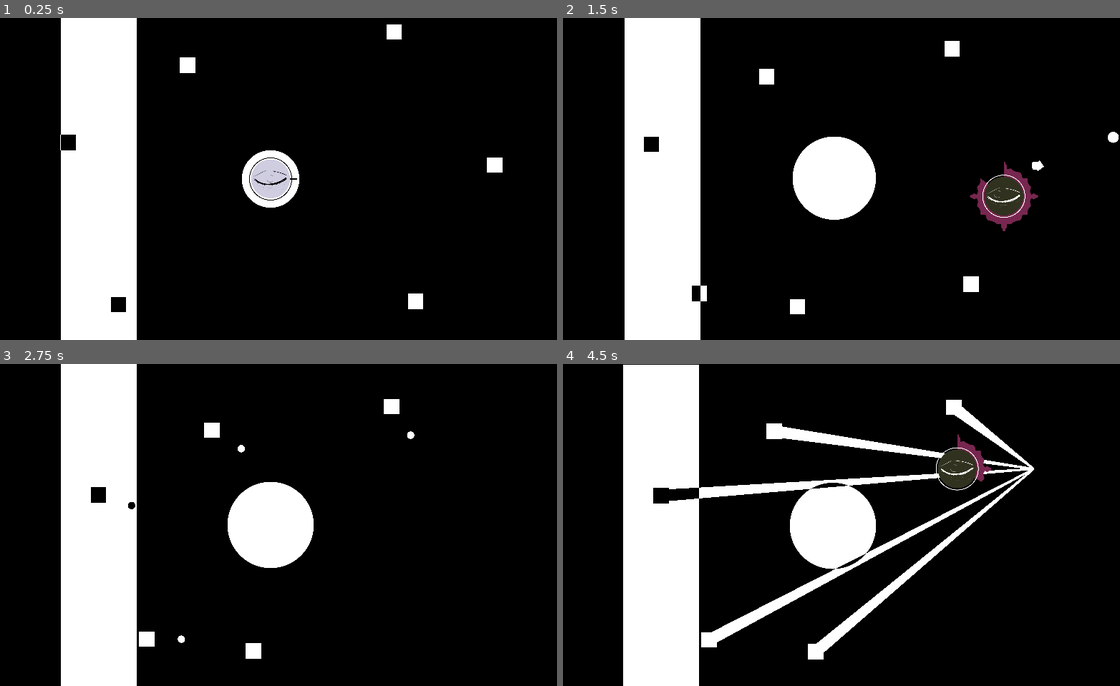
Above: before the commit, frames 1-4 (two rows, left to right).
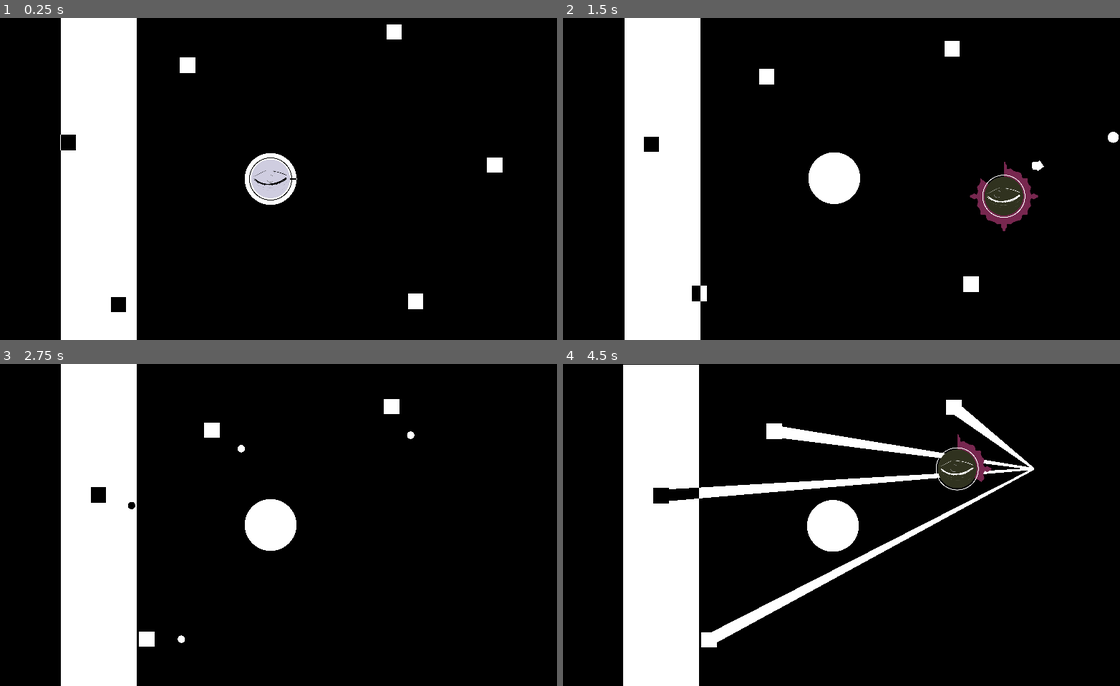
Above: after the commit, the same moments.

Repository: EakyRtk/Hypnopompic-Observer
Game: Godot game, scene res://game_manager.tscn
Same seed, same stepped clock (60 frames per second), same inputs: the game is played once before the commit and once after it.
Inputs (mouse positions are in pixels of both pictures, inside the frame that each line leads up to):
- Up to frame 1 (0.25 s): no input
- Up to frame 2 (1.5 s): move the mouse to (958, 162) at 0.52 s; hold Right (right) 0.53-1.28 s; hold Shift (dashnshield) 0.53-1.28 s; click (958, 162) at 0.67 s; move the mouse to (718, 195) at 1.27 s; hold S (down) from 1.28 s (still down); tap Shift (dashnshield) at 1.35 s
- Up to frame 3 (2.75 s): move the mouse to (328, 454) at 2.02 s; release S (down) at 2.03 s; hold Right (right) from 2.03 s (still down); hold Shift (dashnshield) from 2.03 s (still down)
- Up to frame 4 (4.5 s): move the mouse to (802, 589) at 2.77 s; release Right (right) at 2.78 s; release Shift (dashnshield) at 2.78 s; hold W (up) 2.78-3.53 s; tap Shift (dashnshield) at 2.85, 4.35 s; click (802, 589) at 2.92 s; move the mouse to (1003, 573) at 3.52 s; hold Shift (dashnshield) 3.53-4.28 s; hold A (left) from 3.53 s (still down); tap Space (breakskill) at 4.15 s; move the mouse to (663, 476) at 4.27 s

The runs differ from the first frame. In frame 1, 0.3% of the frame differs, in the area x 43-54%, y 41-59%; in frame 2, 2.0%; in frame 3, 2.2%; in frame 4, 3.3%, in the area x 40-85%, y 33-92%.

Commit message:
many stuff glued together

Diff:
--- a/Observer in Hypnopompia/Enemies/AttackAreas/general_area_attack.gd
+++ b/Observer in Hypnopompia/Enemies/AttackAreas/general_area_attack.gd
@@ -2,10 +2,14 @@
 
 @export_enum("Area", "OneShot") var type := 0
 @onready var hit_box = $HitBox
+@onready var walls = $Walls
 
 func _ready():
 	hit_box.type += type
 
+func set_wall_state(disable: bool) -> void:
+	walls.get_child(0).set_deferred("disabled", disable)
+
 func change_type(new_type) -> void:
 	type = new_type
 	hit_box.type = type
--- a/Observer in Hypnopompia/Enemies/AttackAreas/horizontal_attack.tscn
+++ b/Observer in Hypnopompia/Enemies/AttackAreas/horizontal_attack.tscn
@@ -1,11 +1,14 @@
-[gd_scene load_steps=5 format=3 uid="uid://de6d18p6pwdmx"]
+[gd_scene load_steps=6 format=3 uid="uid://de6d18p6pwdmx"]
 
 [ext_resource type="Texture2D" uid="uid://dmqwujc1bcx7x" path="res://Enemies/AttackAreas/horizontal_attack_placeholder.png" id="1_4mtbm"]
 [ext_resource type="Script" path="res://Enemies/AttackAreas/general_area_attack.gd" id="1_wkxak"]
 [ext_resource type="Script" path="res://Systems/Hit-Hurt Box/HitBox.gd" id="2_wny78"]
 
 [sub_resource type="RectangleShape2D" id="RectangleShape2D_w7mji"]
-size = Vector2(304, 1072)
+size = Vector2(288, 1056)
+
+[sub_resource type="RectangleShape2D" id="RectangleShape2D_fafo3"]
+size = Vector2(336, 1080)
 
 [node name="HorizontalAttack" type="Node2D"]
 script = ExtResource("1_wkxak")
@@ -19,3 +22,10 @@
 
 [node name="CollisionShape2D" type="CollisionShape2D" parent="HitBox"]
 shape = SubResource("RectangleShape2D_w7mji")
+
+[node name="Walls" type="StaticBody2D" parent="."]
+visible = false
+
+[node name="CollisionShape2D" type="CollisionShape2D" parent="Walls"]
+position = Vector2(0, -4)
+shape = SubResource("RectangleShape2D_fafo3")
--- a/Observer in Hypnopompia/Enemies/AttackAreas/vertical_attack.tscn
+++ b/Observer in Hypnopompia/Enemies/AttackAreas/vertical_attack.tscn
@@ -1,11 +1,14 @@
-[gd_scene load_steps=5 format=3 uid="uid://bpij8mrsuexhu"]
+[gd_scene load_steps=6 format=3 uid="uid://bpij8mrsuexhu"]
 
 [ext_resource type="Script" path="res://Enemies/AttackAreas/general_area_attack.gd" id="1_8fyqa"]
 [ext_resource type="Texture2D" uid="uid://cicrbho2ph5ah" path="res://Enemies/AttackAreas/vertical_attack_placeholder.png" id="1_ipeba"]
 [ext_resource type="Script" path="res://Systems/Hit-Hurt Box/HitBox.gd" id="2_aytjs"]
 
 [sub_resource type="RectangleShape2D" id="RectangleShape2D_y47ei"]
-size = Vector2(1904, 352)
+size = Vector2(1888, 320)
+
+[sub_resource type="RectangleShape2D" id="RectangleShape2D_7by74"]
+size = Vector2(1912, 357)
 
 [node name="VerticalAttack" type="Node2D"]
 script = ExtResource("1_8fyqa")
@@ -19,3 +22,11 @@
 
 [node name="CollisionShape2D" type="CollisionShape2D" parent="HitBox"]
 shape = SubResource("RectangleShape2D_y47ei")
+
+[node name="Walls" type="StaticBody2D" parent="."]
+visible = false
+
+[node name="CollisionShape2D" type="CollisionShape2D" parent="Walls"]
+position = Vector2(0, -2.5)
+shape = SubResource("RectangleShape2D_7by74")
+disabled = true
--- a/Observer in Hypnopompia/Player/player.gd
+++ b/Observer in Hypnopompia/Player/player.gd
@@ -34,6 +34,7 @@
 var health := 100
 var health_regen_amount := 3
 
+var can_move := false
 var dashnshielding := false
 
 func _ready():
@@ -47,8 +48,18 @@
 	if player_sequence == sequence_at.second:
 		health_regen_timer.start(5)
 
+func _physics_process(_delta):
+	_movement()
+
+func _process(_delta):
+	dashnshield.value = dash_cooldown_timer.time_left
+	dashrecover.value = dash_recover_timer.time_left
+	health_bar.value = health
+	if Input.get_connected_joypads() > [0]:
+		direction_line.set_point_position(1, looking_direction.normalized() * 100)
+
+#INFO: its hell down there
 func _input(event):
-	#TODO: change it happen only after the second stage
 	looking_direction = looking_direction.lerp(Vector2(Input.get_joy_axis(0, JOY_AXIS_RIGHT_X), Input.get_joy_axis(0, JOY_AXIS_RIGHT_Y)), 0.1)
 	if event.is_action_pressed("breakskill"):
 		emit_signal("shake_camera")
@@ -75,6 +86,7 @@
 		n_bullet.global_position = global_position
 		n_bullet.direction = looking_direction.normalized()
 		add_child(n_bullet)
+
 #will only work in second part
 func _movement() -> void:
 	if not player_sequence == sequence_at.second:
@@ -97,16 +109,6 @@
 	hitcollision.shape.set_deferred("radius", 123)
 	dash_cooldown_timer.start(dash_cooldown)
 
-func _physics_process(_delta):
-	_movement()
-
-func _process(_delta):
-	dashnshield.value = dash_cooldown_timer.time_left
-	dashrecover.value = dash_recover_timer.time_left
-	health_bar.value = health
-	if Input.get_connected_joypads() > [0]:
-		direction_line.set_point_position(1, looking_direction.normalized() * 100)
-
 func hurt(areaType : hurted_type) -> void:
 	match areaType:
 		hurted_type.Enemy:
@@ -119,24 +121,29 @@
 		hurted_type.Area:
 			#TODO: call visual effect
 			General.temp_hit_score += 1
+
 		hurted_type.OneShot:
-			print("one shotted")
+			_die()
 			General.temp_hit_score = 0
+			return
 
 	if player_sequence == sequence_at.second and health <= 0:
 		General.temp_hit_score = 0
 		_die()
 
-func full_stop() -> void:
-	set_process(false)
-	set_process_input(false)
-	set_physics_process(false)
-
 func _die() -> void:
-	full_stop()
+	switch_process_state(false)
 	visible = false
 	emit_signal("stop_sequence")
 
+func _on_health_regen() -> void:
+	if health <= 100 - health_regen_amount:
+		health += health_regen_amount
+
+func switch_process_state(state: bool) -> void:
+	set_process(state)
+	set_process_input(state)
+	set_physics_process(state)
 
 func _on_dash_cooldown_timeout() -> void:
 	dashnshield.visible = false
@@ -145,13 +152,12 @@
 	speed = 600
 	dash_recover_timer.start(dash_cooldown)
 
+func change_sequence() -> void:
+	player_sequence = sequence_at.second
 
+func can_i_move(answer: bool) -> void:
+	can_move = answer
 
 func _on_dash_recover_timeout() -> void:
 	dashrecover.value = 0
 	dashnshielding = false
-
-
-func _on_health_regen() -> void:
-	if health <= 100 - health_regen_amount:
-		health += health_regen_amount
--- a/Observer in Hypnopompia/Systems/SecondSequence.gd
+++ b/Observer in Hypnopompia/Systems/SecondSequence.gd
@@ -2,20 +2,43 @@
 
 @onready var second_sequence_anim = $SecondSequencePlayer
 var on_sequence := false
+var ded := false
 
 func start_second_sequence() -> void:
 	on_sequence = true
 	second_sequence_anim.play("0")
+	second_sequence_anim.queue("1")
+	second_sequence_anim.queue("2")
+
+func update_call() -> void:
+	General.update_score_and_checkpoint()
+
+func _unhandled_input(event):
+	if ded and event.is_action_pressed("breakskill"):
+		ded = false
+		go_back_checkpoint()
+		General.player.switch_process_state(true)
 
 func go_back_checkpoint() -> void:
 	for i in get_tree().get_nodes_in_group("enemy"):
 		i.hurt()
 	for i in get_tree().get_nodes_in_group("bullet"):
 		i.queue_free()
+	print(str(General.checkpoint))
 	second_sequence_anim.play(str(General.checkpoint))
+	print("im called")
 
 func _on_player_stop_sequence():
+	ded = true
 	second_sequence_anim.stop()
 
 func final_stage() -> void:
 	General.player.full_stop()
+
+func print_state() -> void:
+	print(str(General.checkpoint))
+	print(second_sequence_anim.get_queue())
+
+func _on_second_sequence_player_animation_changed(old_name, new_name):
+	print_state()
+	update_call()
--- a/Observer in Hypnopompia/game_manager.tscn
+++ b/Observer in Hypnopompia/game_manager.tscn
@@ -12,18 +12,39 @@
 
 [sub_resource type="Animation" id="Animation_ac5yv"]
 resource_name = "0"
+length = 10.0
 
 [sub_resource type="Animation" id="Animation_ftd73"]
 resource_name = "1"
+length = 5.0
 
 [sub_resource type="Animation" id="Animation_ouoy5"]
 resource_name = "2"
+length = 5.0
+
+[sub_resource type="Animation" id="Animation_nqocl"]
+resource_name = "transition"
+tracks/0/type = "method"
+tracks/0/imported = false
+tracks/0/enabled = true
+tracks/0/path = NodePath(".")
+tracks/0/interp = 1
+tracks/0/loop_wrap = true
+tracks/0/keys = {
+"times": PackedFloat32Array(0.8),
+"transitions": PackedFloat32Array(1),
+"values": [{
+"args": [],
+"method": &"start_second_sequence"
+}]
+}
 
 [sub_resource type="AnimationLibrary" id="AnimationLibrary_o7ros"]
 _data = {
 "0": SubResource("Animation_ac5yv"),
 "1": SubResource("Animation_ftd73"),
-"2": SubResource("Animation_ouoy5")
+"2": SubResource("Animation_ouoy5"),
+"transition": SubResource("Animation_nqocl")
 }
 
 [sub_resource type="ShaderMaterial" id="ShaderMaterial_jeaky"]
@@ -140,6 +161,8 @@
 libraries = {
 "": SubResource("AnimationLibrary_o7ros")
 }
+autoplay = "transition"
+next/0 = &"1"
 
 [node name="FirstSequence" type="Node2D" parent="."]
 metadata/_edit_lock_ = true
@@ -188,7 +211,6 @@
 libraries = {
 "": SubResource("AnimationLibrary_qvh88")
 }
-autoplay = "first_sequence"
 
 [node name="Outside" type="Node2D" parent="."]
 metadata/_edit_lock_ = true
@@ -245,4 +267,5 @@
 
 [node name="CanvasModulate" type="CanvasModulate" parent="."]
 
+[connection signal="animation_changed" from="SecondSequence/SecondSequencePlayer" to="SecondSequence" method="_on_second_sequence_player_animation_changed"]
 [connection signal="stop_sequence" from="Outside/Player" to="SecondSequence" method="_on_player_stop_sequence"]
Not shown: 1 places in Observer in Hypnopompia/game_manager.tscn that only renumber resources
